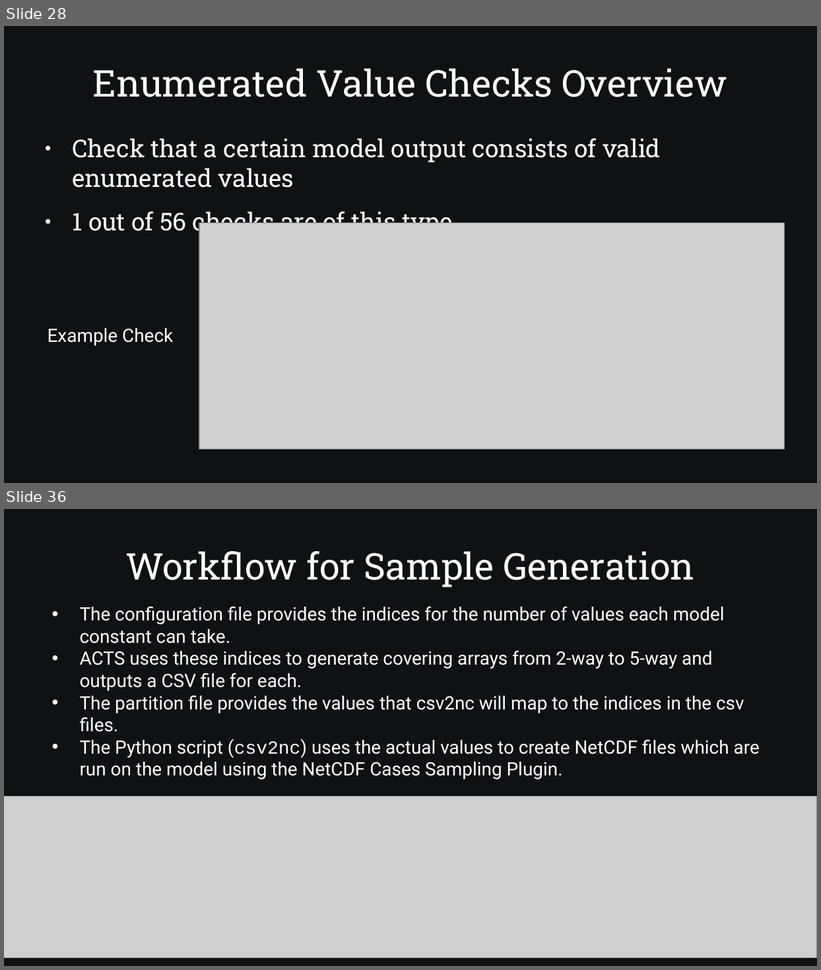
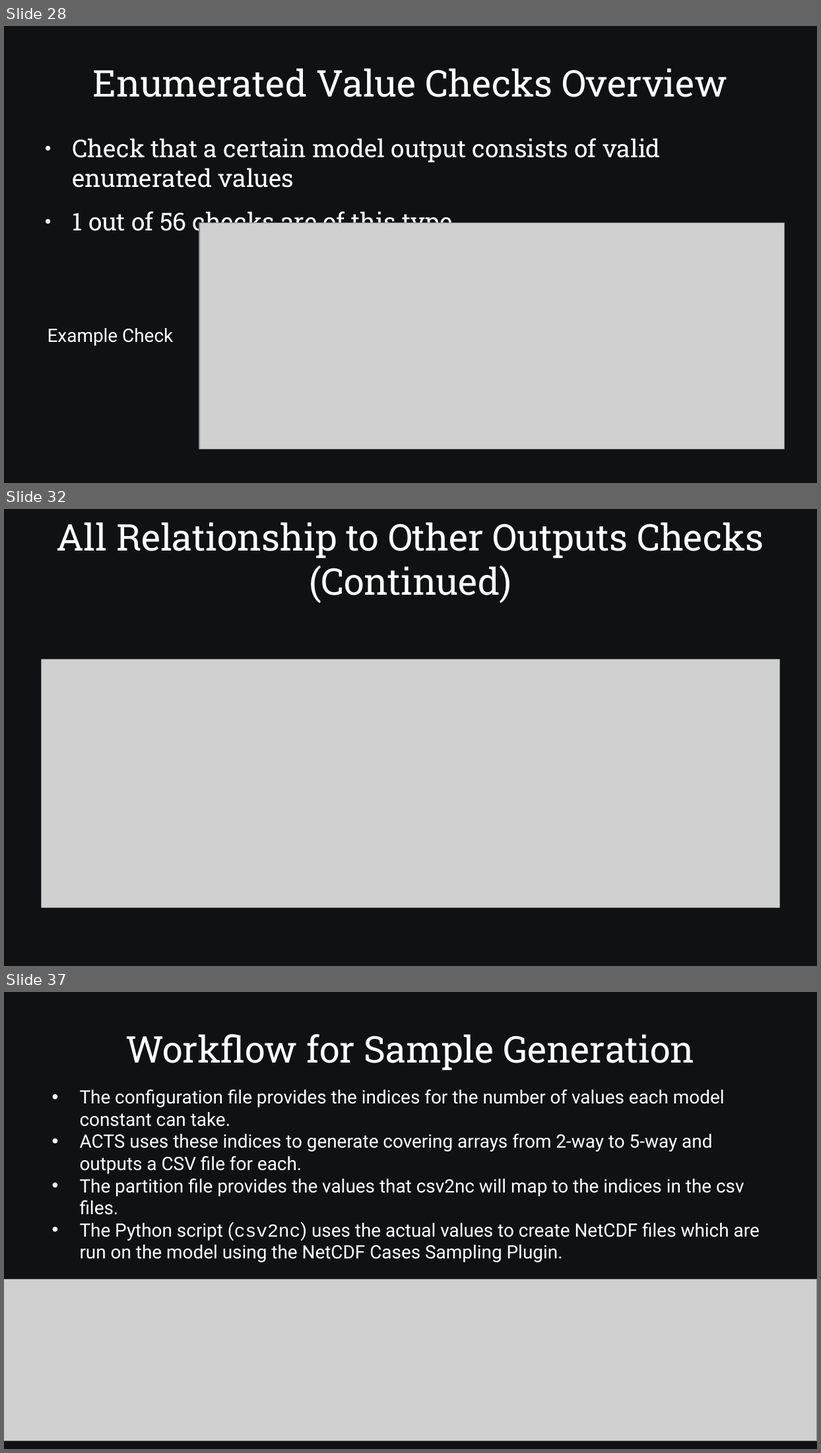
Before and after one commit to SamAllen06/lake_temp_work, a slide deck: documentation/for_collaborators/AnalysisOverview.pptx. Shown one above the other, each under a label of ours: slides 28 and 36 before the commit, slides 28, 32 and 37 after it; the slides between them are not shown. The pictures are 821x970 and 821x1453 pixels, drawn with LibreOffice and Linux fonts; fonts in the diff are those of the drawing; grey boxes stand for pictures. Boxes give left, top, right and bottom in pixels: in the first picture for what was removed or moved away, otherwise in the second. Text is boxed around its words. In the diff, an @@ line names an element or a change of style, - is before the commit and + after.

Commit message:
Make syntax and formatting consistent for check types slides

```diff
--- a/documentation/for_collaborators/AnalysisOverview.pptx
+++ b/documentation/for_collaborators/AnalysisOverview.pptx
@@ slide 32 added at (4, 509, 817, 966), background #0F1112 @@
@@ text added at (56, 522, 764, 603), 36 pt, text #FFFFFF @@
+All Relationship to Other Outputs Checks (Continued)
@@ picture added at (41, 659, 780, 908) @@
@@ what was slide 36 is now slide 37 @@
```
Also in this commit, not shown: 10 slides changed, 1 other file.
